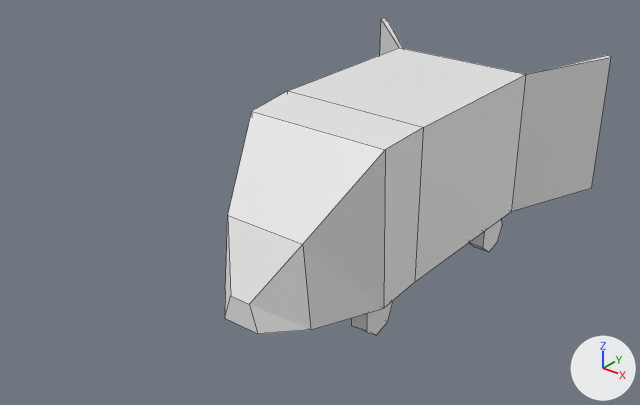
A saved change to the Blender file assets/blend_files/van.blend.
Rendered twice from a camera (50 mm lens) standing at (175.6, -165.0, 137.4) and looking at (23.2, 25.6, 19.3). The lights are fixed; the arrows at lower right show +X, +Y and +Z. Mesh edges are drawn as thin lines. Materials are left out; every surface is plain grey.
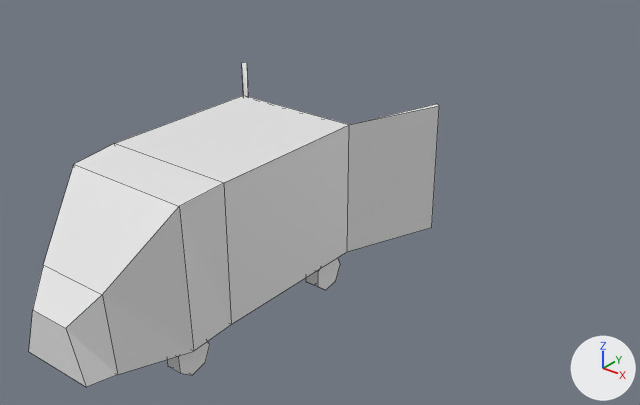
The change, as a list of edits to the scene's bpy script:
```text
Change me_cube_001:
    where me_cube_001.from_pydata(...)  # 100 vertices, 79 faces; spans x -47.5..35.2, y -59.0..73.6, z -16.3..40.0
    used by ob_cube; location = (44.3, 26.2, 18.4)
    me_cube_001 part 1
    me_cube_001.vertices[8].co: (-14.1, -49.5, -4.5) -> (-14.1, -49.5, -5.0)  # pixel (225, 290) -> not seen
    me_cube_001.vertices[11].co: (15.2, -49.5, -4.5) -> (15.2, -49.5, -5.0)  # pixel (310, 329) -> pixel (117, 374)
    me_cube_001.vertices[12].co: (-5.0, -59.0, -4.5) -> (-11.9, -58.0, -5.0)  # pixel (224, 318) -> pixel (28, 351)
    me_cube_001.vertices[13].co: (-2.6, -59.0, 3.1) -> (-6.4, -58.0, 10.7)  # pixel (230, 295) -> pixel (32, 309)
    me_cube_001.vertices[14].co: (3.7, -59.0, 3.1) -> (7.5, -58.0, 10.7)  # pixel (249, 304) -> pixel (65, 328)
    me_cube_001.vertices[15].co: (6.1, -59.0, -4.5) -> (12.9, -58.0, -5.0)  # pixel (257, 333) -> pixel (86, 387)
Change ob_cube:
    ob_cube.location: (44.3, 26.2, 18.4) -> (0.0, 0.0, 0.0)
```

Where the change shows, as pixel boxes (x1, y1, x2, y2) in the pictures (640 x 405 px; the box of a moved part takes in the faces that stretch with it):
'Cube', reshaped, moved (6% wider)
    before: (225, 18, 611, 335)
    after: (29, 62, 439, 387)
part 1 of me_cube_001, moved or reshaped
    before: (225, 151, 385, 334)
    after: (29, 207, 193, 387)
